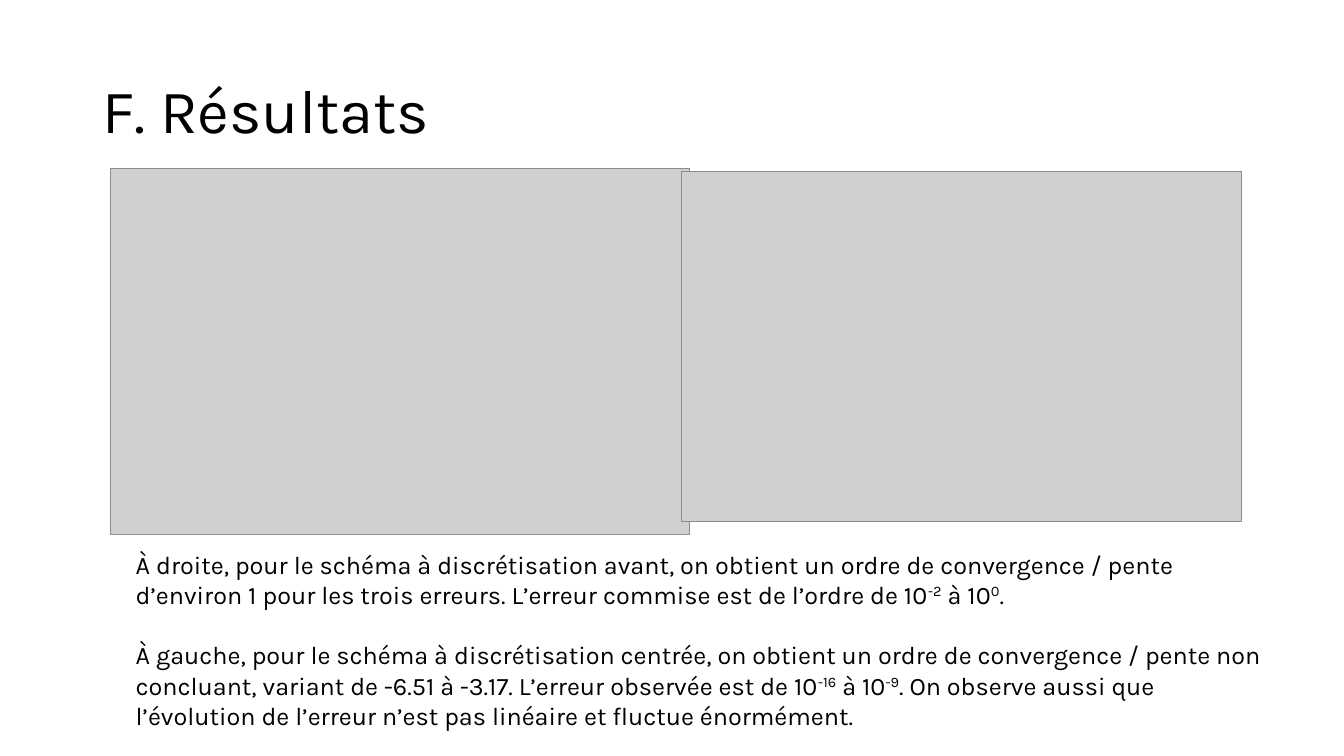
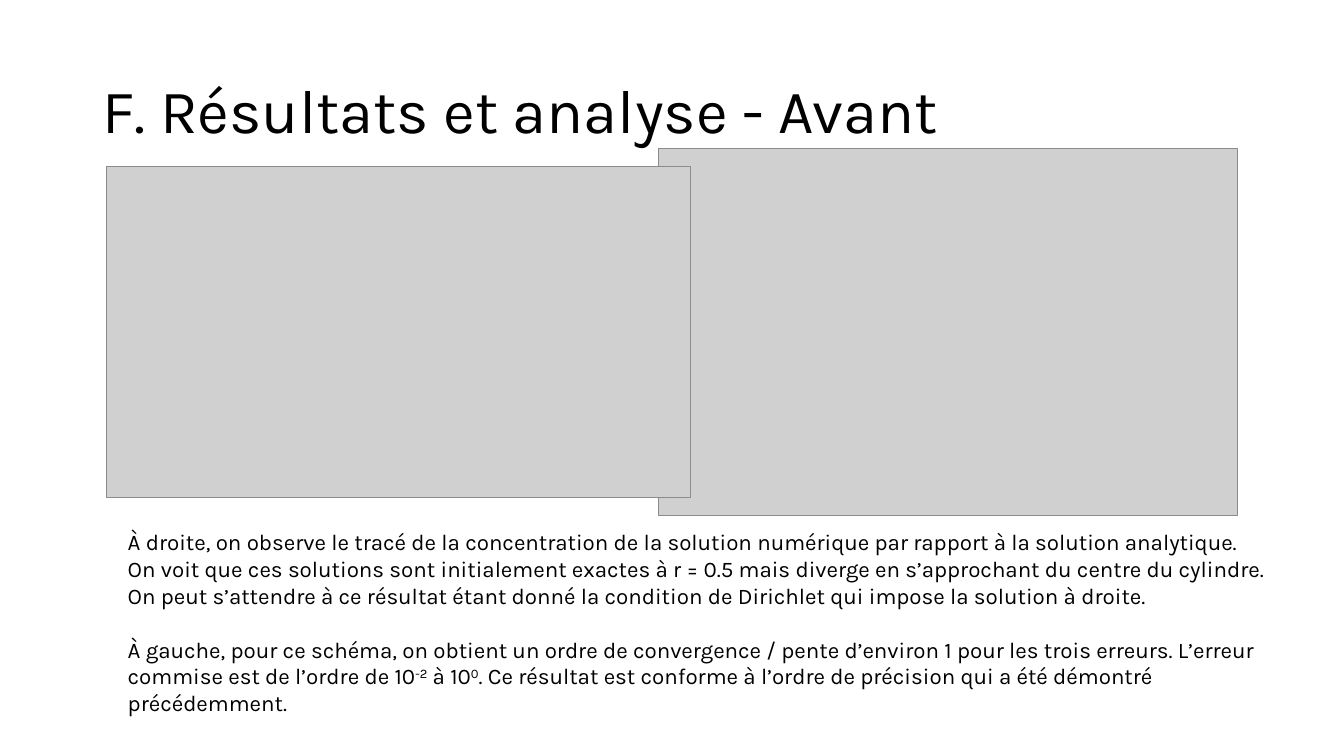
Before and after one commit to antoine-pt/MEC8211, a slide deck: slide 8 of MEC8211-Devoir1.pptx. Drawn at 1344x756 pixels with LibreOffice and Linux fonts; fonts in the diff are those of the drawing; grey boxes stand for pictures. Boxes give left, top, right and bottom in pixels: in the first picture for what was removed or moved away, otherwise in the second. Text is boxed around its words. In the diff, an @@ line names an element or a change of style, - is before the commit and + after.

Commit message:
Ajout des slides d'analyse des graphs

```diff
--- a/MEC8211-Devoir1.pptx
+++ b/MEC8211-Devoir1.pptx
@@ title at box(102, 86, 937, 148): text changed @@
-F. Résultats
+F. Résultats et analyse - Avant
@@ picture: place and size @@
-picture at box(111, 168, 690, 535)
+picture at box(658, 148, 1237, 515)
@@ picture added at box(107, 166, 691, 497) @@
@@ picture removed at box(682, 171, 1241, 521) @@
@@ text at box(128, 529, 1264, 717): text changed; size 18 to 16 pt @@
-À droite, pour le schéma à discrétisation avant, on obtient un ordre de convergence / pente d’environ 1 pour les trois erreurs. L’erreur commise est de l’ordre de 10-2 à 100.
-À gauche, pour le schéma à discrétisation centrée, on obtient un ordre de convergence / pente non concluant, variant de -6.51 à -3.17. L’erreur observée est de 10-16 à 10-9. On observe aussi que l’évolution de l’erreur n’est pas linéaire et fluctue énormément.
+À droite, on observe le tracé de la concentration de la solution numérique par rapport à la solution analytique. On voit que ces solutions sont initialement exactes à r = 0.5 mais diverge en s’approchant du centre du cylindre. On peut s’attendre à ce résultat étant donné la condition de Dirichlet qui impose la solution à droite.
+À gauche, pour ce schéma, on obtient un ordre de convergence / pente d’environ 1 pour les trois erreurs. L’erreur commise est de l’ordre de 10-2 à 100. Ce résultat est conforme à l’ordre de précision qui a été démontré précédemment.
```
Also in this commit, not shown: 1 other slide changed.
